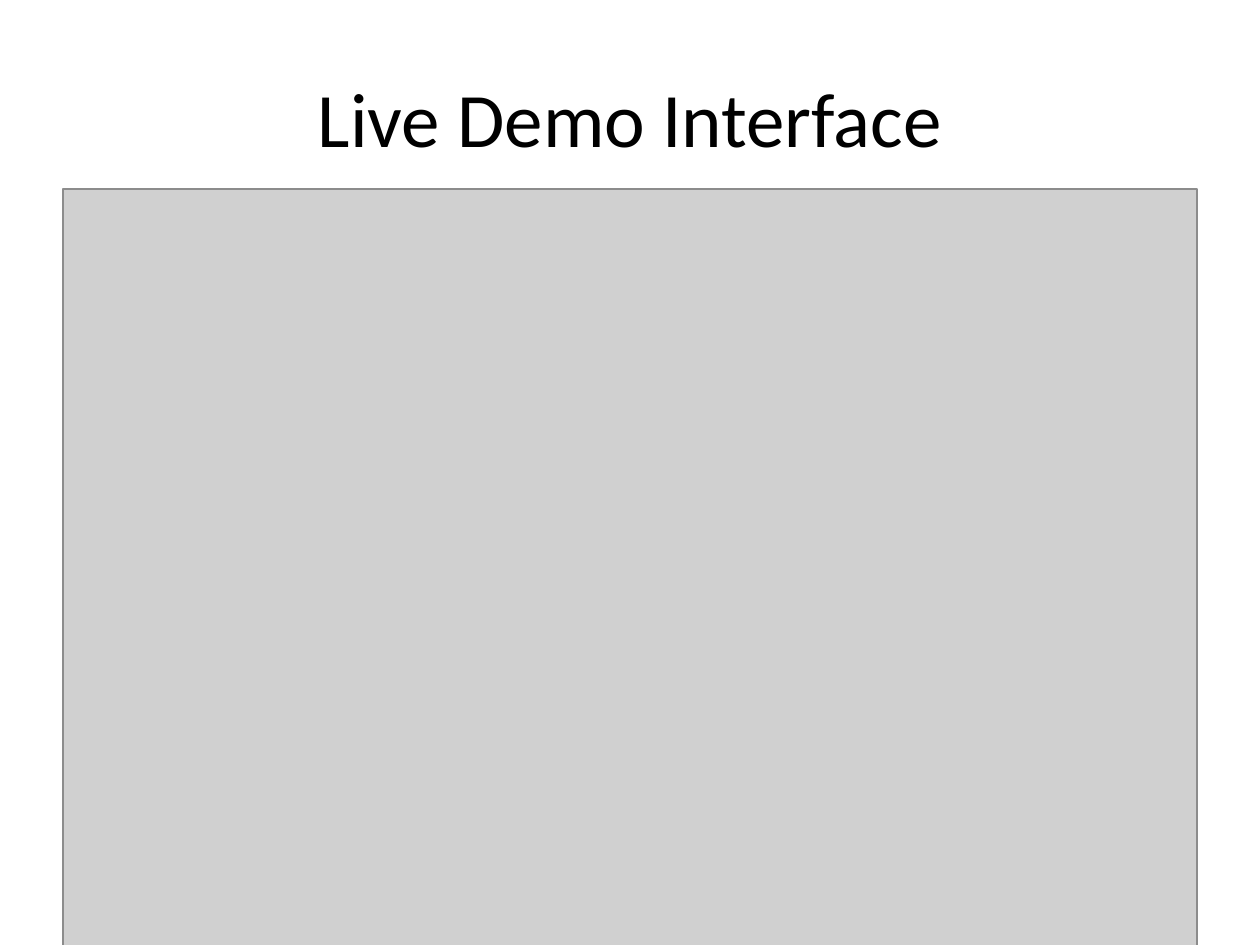
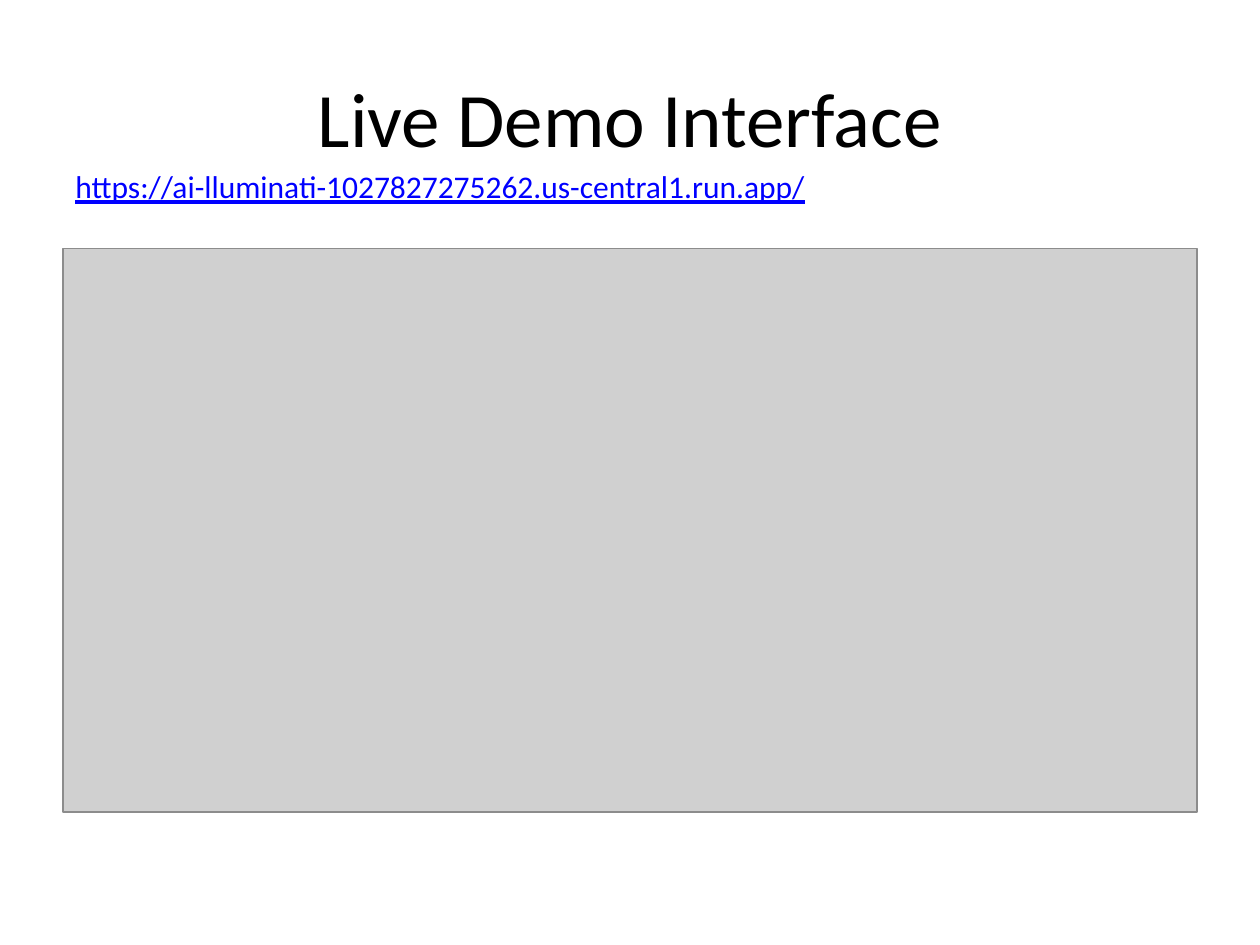
Before and after one commit to pdppan/cre-analyzer-agent, a slide deck: slide 7 of src/main/resources/static/CRE_Analyzer_Agent_AI-lluminati.pptx. Drawn at 1260x945 pixels with LibreOffice and Linux fonts; fonts in the diff are those of the drawing; grey boxes stand for pictures. Boxes give left, top, right and bottom in pixels: in the first picture for what was removed or moved away, otherwise in the second. Text is boxed around its words. In the diff, an @@ line names an element or a change of style, - is before the commit and + after.

Commit message:
demo docs update

```diff
--- a/src/main/resources/static/CRE_Analyzer_Agent_AI-lluminati.pptx
+++ b/src/main/resources/static/CRE_Analyzer_Agent_AI-lluminati.pptx
@@ text added at bbox=[75, 176, 804, 204], 18 pt, text #0000FF, underline @@
+https://ai-lluminati-1027827275262.us-central1.run.app/
@@ picture: place and size @@
-picture at bbox=[63, 189, 1197, 945]
+picture at bbox=[63, 248, 1197, 811]
```
Also in this commit, not shown: 1 other slide changed, 1 slide added, 1 slide removed.
